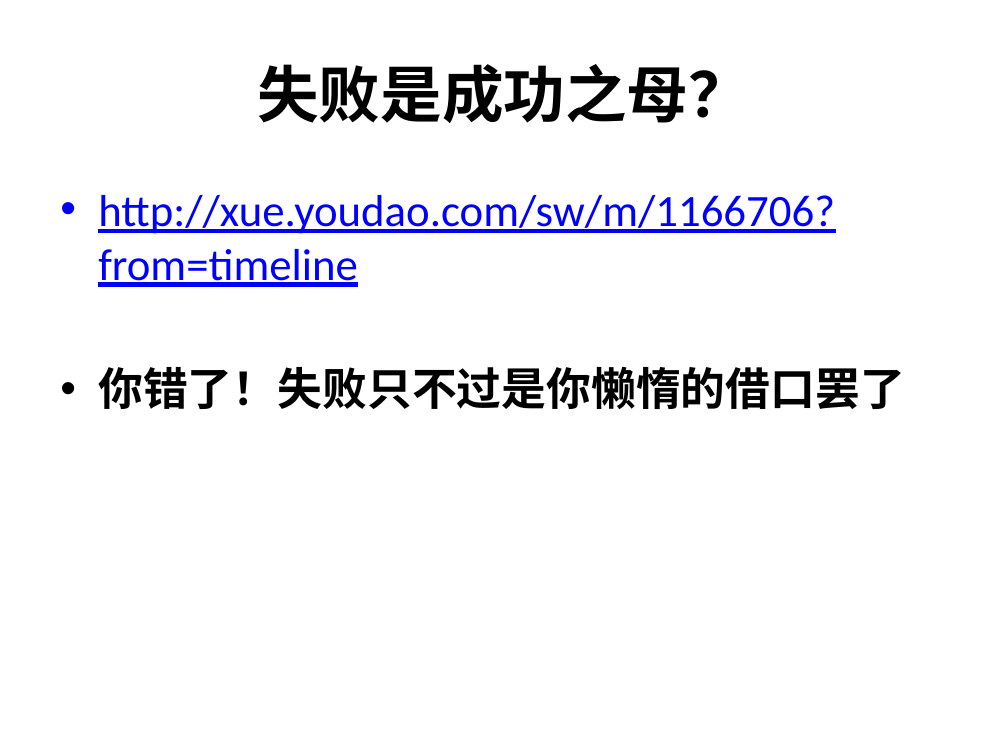
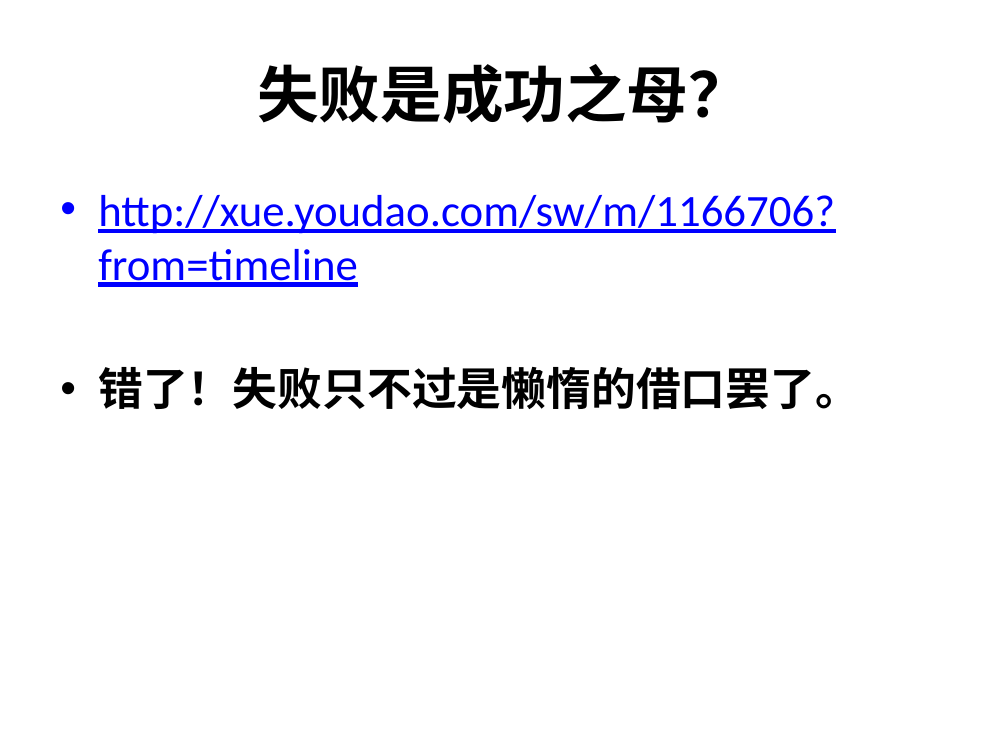
Before and after one commit to FinchYang/pyinrealworld, a slide deck: slide 19 of doc/Blah blah blah.pptx (slide 21 before the commit). Drawn at 1008x756 pixels with LibreOffice and Linux fonts; fonts in the diff are those of the drawing. Boxes give left, top, right and bottom in pixels: in the first picture for what was removed or moved away, otherwise in the second. Text is boxed around its words. In the diff, an @@ line names an element or a change of style, - is before the commit and + after.

```diff
--- a/doc/Blah blah blah.pptx
+++ b/doc/Blah blah blah.pptx
@@ text at (98,367,860,410): text changed @@
-• 你错了！失败只不过是你懒惰的借口罢了
+• 错了！失败只不过是懒惰的借口罢了。
```
Also in this commit, not shown: 19 other slides changed, 2 slides removed, 8 other files.
